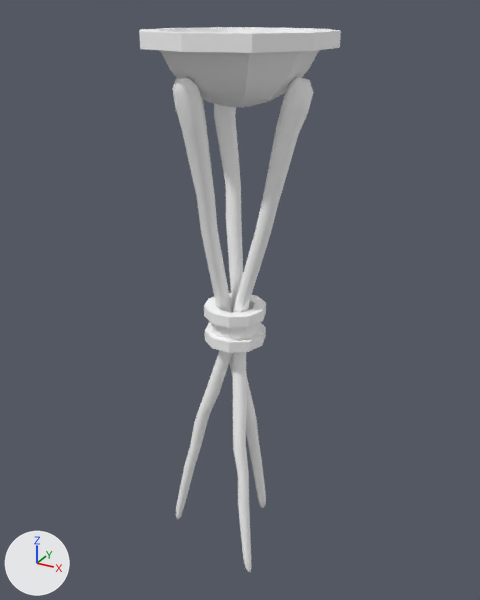
The FBX model Assets/Models/Torchlight.fbx: old version first, new version second.
Before and after are seen from a 50 mm camera at (0.0472, -0.0852, 0.0908) aimed at (-0.0005, 0.0015, 0.0475). The lights are fixed; the arrows at lower left show +X, +Y and +Z. Objects named as collision shapes, trigger or cutter boxes, shadow casters or lower levels of detail are left out. Where no turn or scale is listed for an object, it has been applied to the vertices.

The first picture shows 'TorchLOD0'.
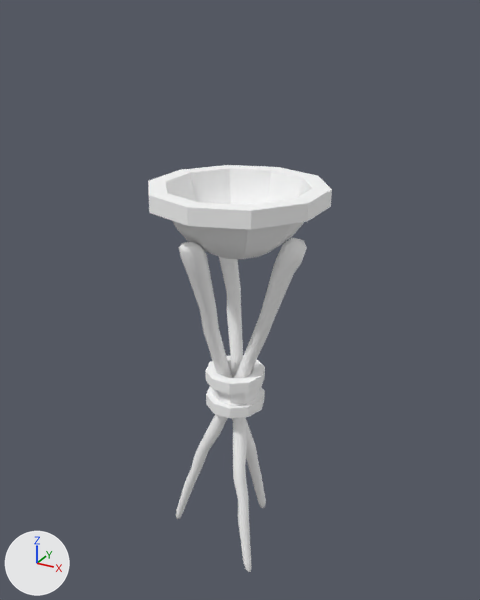
Location of each change, (x1, y1, x2, y2) in pixels of the pictures (480 x 600 px; the box of a moved part takes in the faces that stretch with it):
'TorchLOD0', reshaped (9% narrower, 25% shorter): before (139, 27, 341, 573); after (148, 165, 332, 572)
part 1 of me_mesh, moved or reshaped: before (204, 293, 266, 353); after (206, 355, 265, 418)
part 2 of me_mesh, moved or reshaped: before (176, 76, 314, 519); after (176, 238, 307, 519)
part 3 of me_mesh, moved or reshaped: before (214, 104, 252, 573); after (219, 257, 252, 572)
part 4 of me_mesh, moved or reshaped: before (172, 78, 266, 508); after (179, 242, 266, 508)
part 5 of me_mesh, moved or reshaped: before (139, 27, 341, 107); after (148, 165, 332, 259)

Patch to the scene script:
```diff
--- a/Assets/Models/Torchlight.fbx.py
+++ b/Assets/Models/Torchlight.fbx.py
@@ me_mesh @@
 # used by ob_torchlod0; location = (0.0, 0.0, 0.0)
-me_mesh.from_pydata(...)  # 638 vertices, 640 faces; spans x -0.0132..0.0132, y -0.0138..0.0138, z 0.0..0.088
+me_mesh.from_pydata(...)  # 638 vertices, 640 faces; spans x -0.0132..0.0132, y -0.0138..0.0138, z 0.0..0.0667
+# me_mesh part 1: the loose piece of 80 vertices spanning x -0.0055..0.0045, y -0.0048..0.0048, z 0.0411..0.0472 is scaled about its middle by (1, 1, 1.06), then moved by (0.0, 0.0, -0.012)
+# me_mesh part 2: the loose piece of 132 vertices spanning x -0.0126..0.0114, y -0.003..0.0014, z 0.0001..0.0824 is scaled about the mesh origin by (1, 1, 0.727)
+# me_mesh part 3: the loose piece of 132 vertices spanning x -0.0077..0.0065, y -0.0076..0.0083, z 0.0..0.0823 is scaled about the mesh origin by (1, 1, 0.727)
+# me_mesh part 4: the loose piece of 132 vertices spanning x -0.0049..0.0016, y -0.0103..0.0089, z 0.0001..0.0825 is scaled about the mesh origin by (1, 1, 0.727)
+# me_mesh part 5: 162 of 638 vertices moved; they spanned x -0.0132..0.0132, y -0.0138..0.0138, z 0.078..0.088 and now span x -0.0132..0.0132, y -0.0138..0.0138, z 0.0557..0.0667; mean shift (0.0, 0.0, -0.0219); largest move (0.0, 0.0, 0.078) -> (0.0, 0.0, 0.0557)
 me_mesh.materials.append(mat_lambert1)
```
